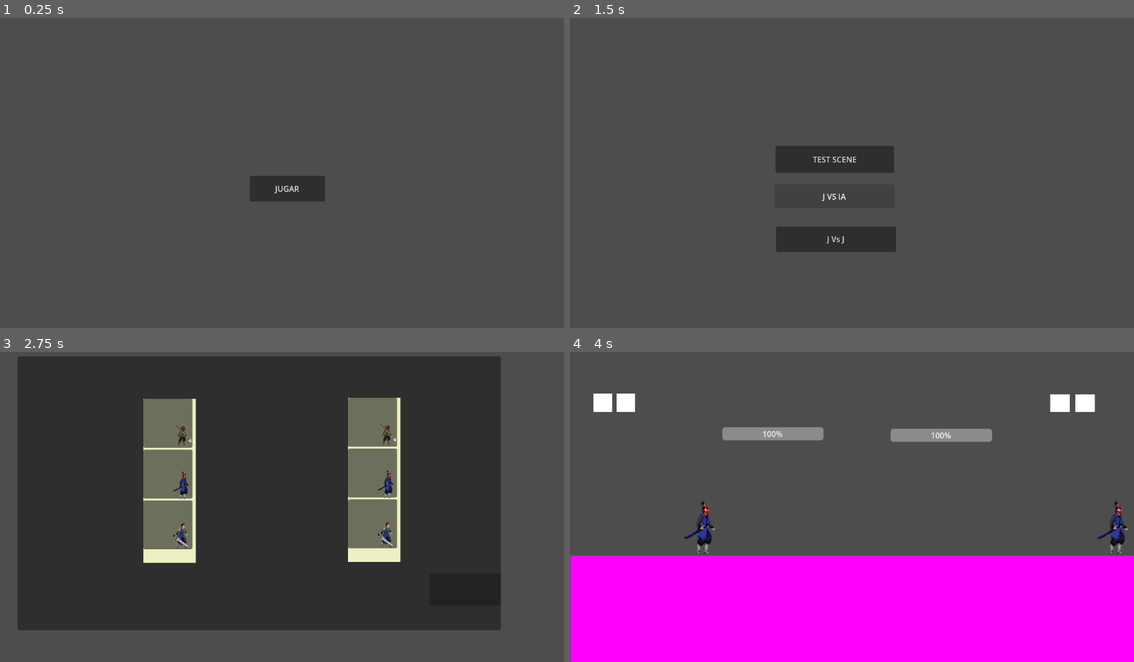
Above: before the commit, frames 1-4 (two rows, left to right).
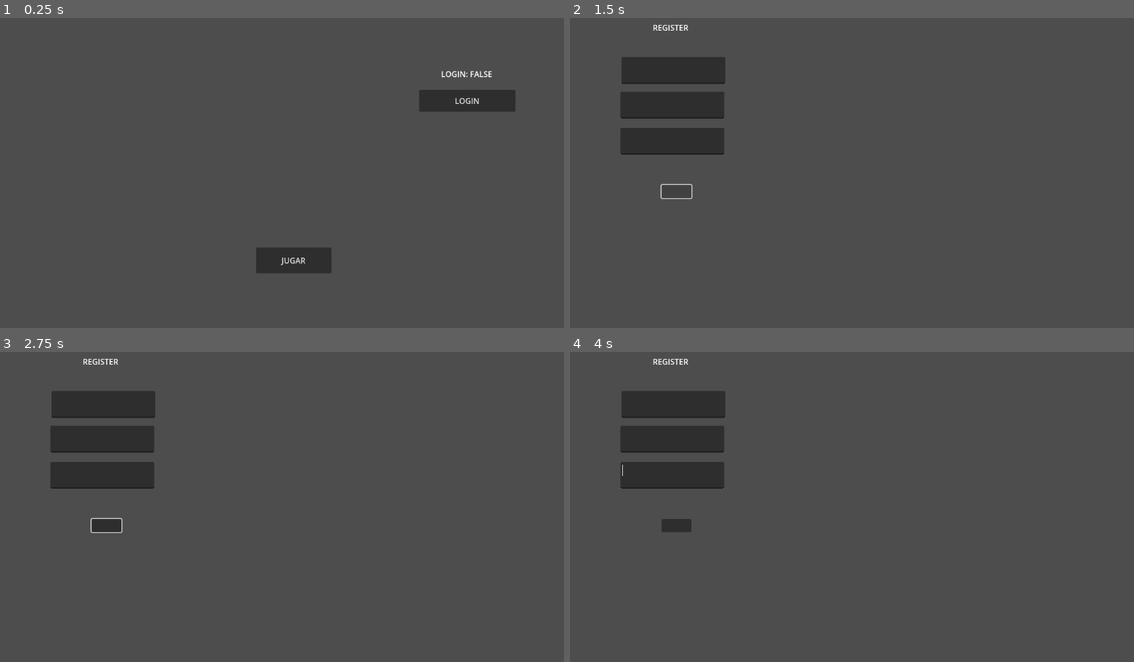
Above: after the commit, the same moments.

Repository: Juanmiinsti/Proyecto-Final
Game: Godot game, scene res://Myassets/Scenes/MainScene/Mainscene.tscn
The game is run twice, just before and just after one commit, with the same random seed, the same clock (stepped at 60 frames per second) and the same inputs.
Inputs (mouse positions are in pixels of both pictures, inside the frame that each line leads up to; where the layout moved, square brackets give the same spot in the first picture):
- Up to frame 1 (0.25 s): no input
- Up to frame 2 (1.5 s): click (1038, 101) at 0.5 s, where only the run after the commit has a clickable "LOGIN"; click (677, 191) [857, 188] at 1.25 s
- Up to frame 3 (2.75 s): click (265, 572) at 2 s, where only the run before the commit has a clickable "J Vs J"
- Up to frame 4 (4 s): click (1032, 590) at 2.77 s; tap Enter at 3.5 s; hold D (right2player) from 3.53 s (still down); tap R (hitTwoplayer) at 3.6 s; tap Up (up1player) at 3.77 s

The runs differ from the first frame. In frame 1, 3.4% of the frame differs, in the area x 44-92%, y 17-83%; in frame 2, 8.4%; in frame 3, 71%, in the area x 3-89%, y 1-90%; in frame 4, 42%.
Error before the commit: Invalid access to property or key 'animation_name' on a base object of type 'Nil'. (res://Myassets/Scripts/Pcharacter/p_character.gd:65)

Commit message:
Register En Godot
primer intento de registrar usuarios mediante godot

Diff:
--- a/FightBall/fightball/CurrentMatch.gd
+++ b/FightBall/fightball/CurrentMatch.gd
@@ -5,8 +5,8 @@
 var p1Victory=0
 var p2Victory=0
 
-var char_winner_id:int
-var char_loser_id:int
+var char_winner_id:int=2
+var char_loser_id:int=1
 var user_winner_id:int
 var user_loser_id:int
 var lenght:float
--- a/FightBall/fightball/Myassets/Scenes/CharacterSelection/start.gd
+++ b/FightBall/fightball/Myassets/Scenes/CharacterSelection/start.gd
@@ -15,5 +15,6 @@
 
 
 func _on_start_pressed() -> void:
-	get_tree().change_scene_to_packed(go_to_JCJ)
+	if not Persistence.character == null and not Persistence.character2 == null:
+		get_tree().change_scene_to_packed(go_to_JCJ)
 	# Replace with function body.
--- a/FightBall/fightball/Myassets/Scenes/JCJScene/JCJScene.tscn
+++ b/FightBall/fightball/Myassets/Scenes/JCJScene/JCJScene.tscn
@@ -31,7 +31,7 @@
 shape = SubResource("RectangleShape2D_tyd6n")
 
 [node name="Camera2D" type="Camera2D" parent="."]
-position = Vector2(156, -63)
+position = Vector2(160, -59)
 zoom = Vector2(1.9, 1.9)
 
 [node name="CanvasLayer" type="CanvasLayer" parent="."]
--- a/FightBall/fightball/Myassets/Scenes/JCJScene/jcj_scene.gd
+++ b/FightBall/fightball/Myassets/Scenes/JCJScene/jcj_scene.gd
@@ -47,9 +47,6 @@
 func _process(delta: float) -> void:
 	pass
 
-
-
-
 func setDefaultStats(char:pCharacter):
 	char.HealthBar.max_value=100
 	char.currentHealth=100
@@ -74,11 +71,11 @@
 		if CurrentMatch.p2Victory >= 2:
 			var p1=$player1
 			var p2=$player2
+			print(p1.name)
+			print(getcharid(p1.name))
 			get_tree().change_scene_to_file("res://Myassets/Scenes/modeSelectorScene/modeSelector.tscn")
 			CurrentMatch.p2Victory=0
 			CurrentMatch.p1Victory=0
-			CurrentMatch.char_loser_id=getcharid(p1.name)
-			CurrentMatch.char_winner_id=getcharid(p2.name)
 			CurrentMatch.date= Time.get_datetime_string_from_system()
 			CurrentMatch.sendMatch()
 
@@ -100,10 +97,10 @@
 			var p2=$player2
 
 			get_tree().change_scene_to_file("res://Myassets/Scenes/modeSelectorScene/modeSelector.tscn")
+			print(p1.name)
+			print(getcharid(p1.name))
 			CurrentMatch.p2Victory=0
 			CurrentMatch.p1Victory=0
-			CurrentMatch.char_loser_id=getcharid(p1.name)
-			CurrentMatch.char_winner_id=getcharid(p2.name)
 			CurrentMatch.date= Time.get_datetime_string_from_system()
 			CurrentMatch.sendMatch()
 
--- a/FightBall/fightball/Myassets/Scenes/MainScene/Mainscene.tscn
+++ b/FightBall/fightball/Myassets/Scenes/MainScene/Mainscene.tscn
@@ -6,10 +6,28 @@
 script = ExtResource("1_bcrcj")
 
 [node name="Button" type="Button" parent="."]
-offset_left = 510.0
-offset_top = 336.0
-offset_right = 664.0
-offset_bottom = 389.0
+offset_left = 527.0
+offset_top = 479.0
+offset_right = 681.0
+offset_bottom = 532.0
 text = "JUGAR"
 
+[node name="Button2" type="Button" parent="."]
+offset_left = 860.0
+offset_top = 156.0
+offset_right = 1057.0
+offset_bottom = 201.0
+text = "LOGIN"
+
+[node name="Label" type="Label" parent="."]
+offset_left = 905.0
+offset_top = 112.0
+offset_right = 1022.0
+offset_bottom = 140.0
+text = "LOGIN: FALSE"
+
+[node name="Camera2D" type="Camera2D" parent="."]
+position = Vector2(580, 320)
+
 [connection signal="pressed" from="Button" to="." method="_on_button_pressed"]
+[connection signal="pressed" from="Button2" to="." method="_on_button_2_pressed"]
--- a/FightBall/fightball/Myassets/Scenes/MainScene/mainscene.gd
+++ b/FightBall/fightball/Myassets/Scenes/MainScene/mainscene.gd
@@ -1,7 +1,7 @@
 extends Node2D
 
 var go_to_selectModeScene=preload("res://Myassets/Scenes/modeSelectorScene/modeSelector.tscn")
-
+var go_to_RegisterScene=preload("res://Myassets/Scenes/RegisterAndLogin/register.tscn")
 # Called when the node enters the scene tree for the first time.
 func _ready() -> void:
 	pass
@@ -14,3 +14,7 @@
 
 func _on_button_pressed() -> void:
 	get_tree().change_scene_to_packed(go_to_selectModeScene)# Replace with function body.
+
+
+func _on_button_2_pressed() -> void:
+	get_tree().change_scene_to_packed(go_to_RegisterScene)
--- /dev/null
+++ b/FightBall/fightball/Myassets/Scenes/RegisterAndLogin/register.gd
@@ -0,0 +1,30 @@
+extends Control
+
+
+# Called when the node enters the scene tree for the first time.
+func _ready() -> void:
+	pass # Replace with function body.
+
+
+# Called every frame. 'delta' is the elapsed time since the previous frame.
+func _process(delta: float) -> void:
+	pass
+
+func checkPassword () -> bool:
+	return $Password.text==$ConfirmPassword.text
+
+func checkEdits()-> bool:
+	if $Username.text=='':
+		return false
+
+	if $Password.text=='':
+		return false
+
+	if $ConfirmPassword.text=='':
+		return false
+
+	return true
+
+func _on_button_pressed() -> void:
+	if checkEdits() and checkPassword():
+		pass
--- /dev/null
+++ b/FightBall/fightball/Myassets/Scenes/RegisterAndLogin/register.tscn
@@ -0,0 +1,48 @@
+[gd_scene load_steps=2 format=3 uid="uid://xx2xg4us10hb"]
+
+[ext_resource type="Script" path="res://Myassets/Scenes/RegisterAndLogin/register.gd" id="1_p3rvw"]
+
+[node name="Control" type="Control"]
+layout_mode = 3
+anchors_preset = 15
+anchor_right = 1.0
+anchor_bottom = 1.0
+grow_horizontal = 2
+grow_vertical = 2
+script = ExtResource("1_p3rvw")
+
+[node name="Username" type="TextEdit" parent="."]
+layout_mode = 0
+offset_left = 105.0
+offset_top = 93.0
+offset_right = 317.0
+offset_bottom = 148.0
+
+[node name="Password" type="TextEdit" parent="."]
+offset_left = 103.0
+offset_top = 164.0
+offset_right = 315.0
+offset_bottom = 219.0
+
+[node name="ConfirmPassword" type="TextEdit" parent="."]
+offset_left = 103.0
+offset_top = 238.0
+offset_right = 315.0
+offset_bottom = 293.0
+
+[node name="Button" type="Button" parent="."]
+layout_mode = 0
+offset_left = 187.0
+offset_top = 355.0
+offset_right = 248.0
+offset_bottom = 382.0
+
+[node name="Label" type="Label" parent="."]
+layout_mode = 0
+offset_left = 169.0
+offset_top = 21.0
+offset_right = 248.0
+offset_bottom = 55.0
+text = "REGISTER"
+
+[connection signal="pressed" from="Button" to="." method="_on_button_pressed"]
--- /dev/null
+++ b/FightBall/fightball/PlayerInfo.gd
@@ -0,0 +1,14 @@
+extends Node
+var userId:int
+var userPassword:String
+var userName:String
+
+
+# Called when the node enters the scene tree for the first time.
+func _ready() -> void:
+	pass # Replace with function body.
+
+
+# Called every frame. 'delta' is the elapsed time since the previous frame.
+func _process(delta: float) -> void:
+	pass
--- a/FightBall/fightball/project.godot
+++ b/FightBall/fightball/project.godot
@@ -20,6 +20,7 @@
 Persistence="*res://persistence.gd"
 CharacterDataSource="*res://CharacterDataSource.gd"
 CurrentMatch="*res://CurrentMatch.gd"
+PlayerInfo="*res://PlayerInfo.gd"
 
 [input]
 
Not shown, changed: Database/proyectoFinal/src/main/java/com/example/proyectoFinal/Entity/Match.java
